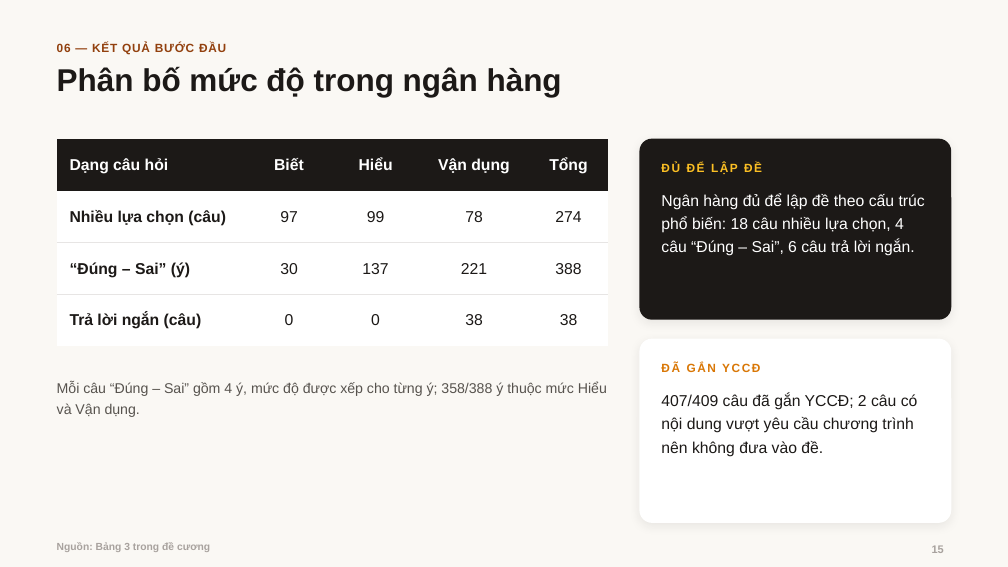
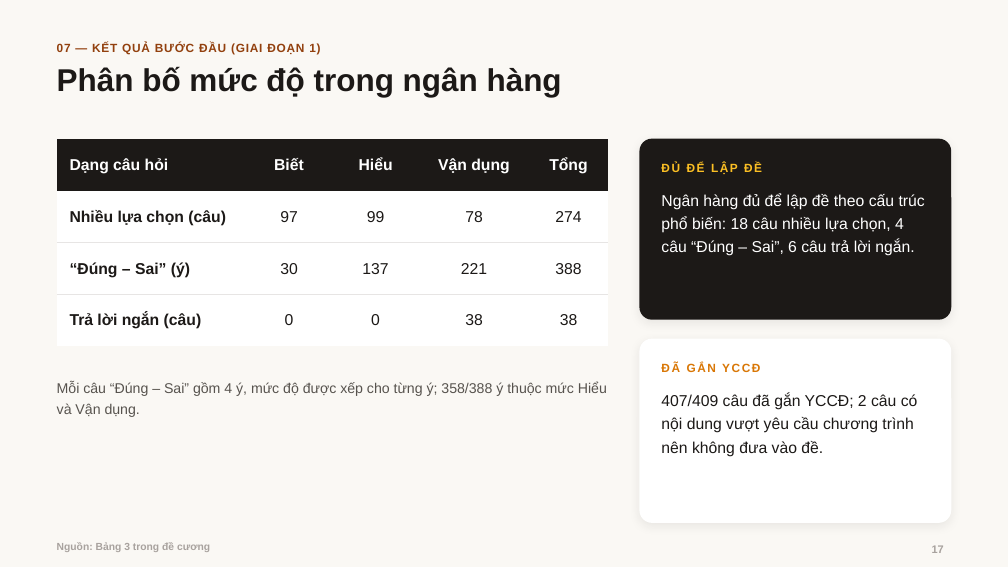
Before and after one commit to hoaihuy2609/kltn, a slide deck: slide 17 of tai-ve/Bao_cao_de_cuong.pptx (slide 15 before the commit). Drawn at 1008x567 pixels with LibreOffice and Linux fonts; fonts in the diff are those of the drawing; background and template pictures are left out. Boxes give left, top, right and bottom in pixels: in the first picture for what was removed or moved away, otherwise in the second. Text is boxed around its words. In the diff, an @@ line names an element or a change of style, - is before the commit and + after.

```diff
--- a/tai-ve/Bao_cao_de_cuong.pptx
+++ b/tai-ve/Bao_cao_de_cuong.pptx
@@ text at (57, 43, 320, 55): text changed @@
-06 — KẾT QUẢ BƯỚC ĐẦU
+07 — KẾT QUẢ BƯỚC ĐẦU (GIAI ĐOẠN 1)
@@ page number at (932, 545, 944, 553): text changed @@
-15
+17
```
Also in this commit, not shown: 15 other slides changed, 2 slides added, 16 other files.
